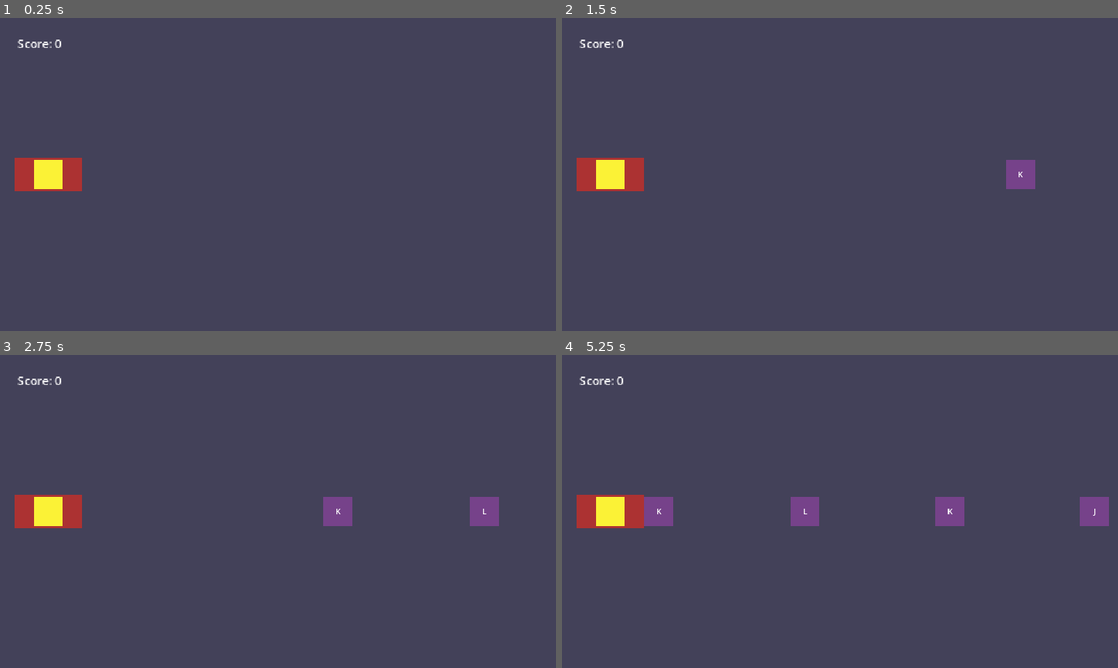
Above: before the commit, frames 1-4 (two rows, left to right).
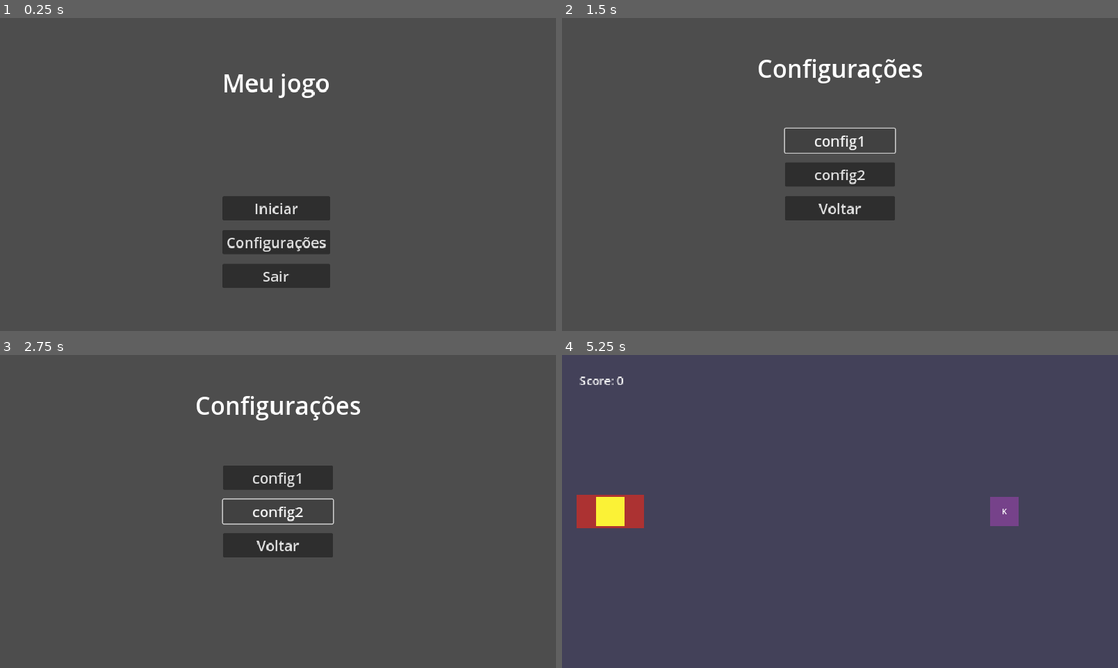
Above: after the commit, the same moments.

Repository: Yuri-amaralsantos/gameRitmo
Game: Godot game, scene res://Scenes/mainMenu/mainMenu.tscn
Two runs of this game, one before a commit and one after it. Both use one fixed random seed, a clock stepped at 60 frames per second and the inputs below. Before the commit the project starts from res://Scenes/scene_test/scene_test.tscn.
Inputs (mouse positions are in pixels of both pictures, inside the frame that each line leads up to):
- Up to frame 1 (0.25 s): no input
- Up to frame 2 (1.5 s): click (840, 243) at 0.5 s, where only the run after the commit has a clickable "Configurações"; click (840, 140) at 1.25 s, where only the run after the commit has a clickable "config1"
- Up to frame 3 (2.75 s): click (278, 511) at 2 s, where only the run after the commit has a clickable "config2"
- Up to frame 4 (5.25 s): click (840, 545) at 2.75 s, where only the run after the commit has a clickable "Voltar"; click (840, 545) at 3.5 s, where only the run after the commit has a clickable "Iniciar"; tap Enter at 4.25 s; tap H (KeyNote1) at 4.35 s; tap J (KeyNote2) at 4.55, 5.1 s

The runs differ from the first frame. In frame 1, 6.4% of the frame differs, in the area x 2-60%, y 6-87%; in frame 2, 6.0%; in frame 3, 6.5%, in the area x 2-90%, y 6-65%; in frame 4, 2.4%.

Commit message:
adicionando menu inicial

Diff:
--- a/Autoloads/game_manager.gd
+++ b/Autoloads/game_manager.gd
@@ -10,17 +10,17 @@
 
 
 func add_note_quantity() -> void:
-	note_quantity += 1
+    note_quantity += 1
 
 func add_internote_quantity() -> void:
-	internote_quantity += 1
+    internote_quantity += 1
 
 func reset_note_quantity() -> void:
-	note_quantity = 0
+    note_quantity = 0
 
 func reset_internote_quantity() -> void:
-	internote_quantity = 0
+    internote_quantity = 0
 
 func reset_note_and_internote_quantity() -> void:
-	reset_note_quantity()
-	reset_internote_quantity()
+    reset_note_quantity()
+    reset_internote_quantity()
--- a/Autoloads/score_manager.gd
+++ b/Autoloads/score_manager.gd
@@ -6,4 +6,4 @@
 var score_holder: int = 0
 
 func add_score() -> void:
-	current_score += score_holder
+    current_score += score_holder
--- a/Scenes/internote/internote.gd
+++ b/Scenes/internote/internote.gd
@@ -3,4 +3,4 @@
 class_name Internote
 
 func _process(delta: float) -> void:
-	position.x -= GameManager.note_speed * delta
+    position.x -= GameManager.note_speed * delta
--- a/Scenes/internote/internote_1.tscn
+++ b/Scenes/internote/internote_1.tscn
@@ -2,7 +2,7 @@
 
 [ext_resource type="PackedScene" uid="uid://boqc3dbjcxfju" path="res://Scenes/internote/internote.tscn" id="1_tu08l"]
 
-[node name="Internote1" instance=ExtResource("1_tu08l")]
+[node name="Internote1" groups=["Intenote", "Internote1"] instance=ExtResource("1_tu08l")]
 
 [node name="Label" parent="." index="2" groups=["Intenote", "Internote1"]]
 text = "H"
--- a/Scenes/internote/internote_2.tscn
+++ b/Scenes/internote/internote_2.tscn
@@ -2,7 +2,7 @@
 
 [ext_resource type="PackedScene" uid="uid://boqc3dbjcxfju" path="res://Scenes/internote/internote.tscn" id="1_tlalk"]
 
-[node name="Internote2" instance=ExtResource("1_tlalk")]
+[node name="Internote2" groups=["Intenote", "Internote2"] instance=ExtResource("1_tlalk")]
 
 [node name="Label" parent="." index="2" groups=["Intenote", "Internote2"]]
 text = "J"
--- a/Scenes/internote/internote_3.tscn
+++ b/Scenes/internote/internote_3.tscn
@@ -2,7 +2,7 @@
 
 [ext_resource type="PackedScene" uid="uid://boqc3dbjcxfju" path="res://Scenes/internote/internote.tscn" id="1_30311"]
 
-[node name="Internote3" instance=ExtResource("1_30311")]
+[node name="Internote3" groups=["Intenote", "Internote3"] instance=ExtResource("1_30311")]
 
 [node name="Label" parent="." index="2" groups=["Intenote", "Internote3"]]
 text = "K"
--- a/Scenes/internote/internote_4.tscn
+++ b/Scenes/internote/internote_4.tscn
@@ -2,7 +2,7 @@
 
 [ext_resource type="PackedScene" uid="uid://boqc3dbjcxfju" path="res://Scenes/internote/internote.tscn" id="1_dqk24"]
 
-[node name="Internote4" instance=ExtResource("1_dqk24")]
+[node name="Internote4" groups=["Intenote", "Internote4"] instance=ExtResource("1_dqk24")]
 
 [node name="Label" parent="." index="2" groups=["Intenote", "Internote4"]]
 text = "L"
--- a/Scenes/main.tscn
+++ /dev/null
@@ -1,36 +0,0 @@
-[gd_scene load_steps=5 format=3 uid="uid://yuos50rlc781"]
-
-[ext_resource type="Script" path="res://Scripts/main.gd" id="1_gd6wj"]
-[ext_resource type="PackedScene" path="res://Scenes/letter.tscn" id="2_lvdhl"]
-[ext_resource type="Texture2D" uid="uid://dlh8e7ojcbm1m" path="res://Assets/Background/sprite.jpg" id="3_deukd"]
-
-
-[sub_resource type="RectangleShape2D" id="RectangleShape2D_odbgk"]
-size = Vector2(842.5, 83)
-
-[node name="Control" type="Node2D"]
-script = ExtResource("1_gd6wj")
-letter_scene = ExtResource("2_lvdhl")
-
-[node name="ScoreLabel" type="Label" parent="."]
-offset_right = 40.0
-offset_bottom = 23.0
-
-[node name="Timer" type="Timer" parent="."]
-
-[node name="HitZone" type="Node2D" parent="."]
-position = Vector2(121, 403)
-
-[node name="Sprite2D" type="Sprite2D" parent="HitZone"]
-position = Vector2(299.5, 122)
-scale = Vector2(26.2188, 1.6875)
-texture = ExtResource("3_deukd")
-
-[node name="Area2D" type="Area2D" parent="HitZone" groups=["hit_zone"]]
-collision_mask = 2
-
-[node name="CollisionShape2D" type="CollisionShape2D" parent="HitZone/Area2D"]
-position = Vector2(299, 139)
-shape = SubResource("RectangleShape2D_odbgk")
-
-[connection signal="timeout" from="Timer" to="." method="_on_timer_timeout"]
--- /dev/null
+++ b/Scenes/mainMenu/mainMenu.gd
@@ -0,0 +1,23 @@
+extends Control
+
+
+# Called when the node enters the scene tree for the first time.
+func _ready() -> void:
+    pass # Replace with function body.
+
+
+# Called every frame. 'delta' is the elapsed time since the previous frame.
+func _process(delta: float) -> void:
+    pass
+
+
+func _on_start_pressed() -> void:
+    get_tree().change_scene_to_file("res://Scenes/scene_test/scene_test.tscn")
+
+
+func _on_quit_pressed() -> void:
+    get_tree().quit()
+
+
+func _on_settings_pressed() -> void:
+     get_tree().change_scene_to_file("res://Scenes/mainMenu/settingsMenu.tscn")
--- /dev/null
+++ b/Scenes/mainMenu/mainMenu.tscn
@@ -0,0 +1,51 @@
+[gd_scene load_steps=2 format=3 uid="uid://nw2ma2vebcxc"]
+
+[ext_resource type="Script" path="res://Scenes/mainMenu/mainMenu.gd" id="1_noi4y"]
+
+[node name="mainMenu" type="Control"]
+layout_mode = 3
+anchors_preset = 15
+anchor_right = 1.0
+anchor_bottom = 1.0
+grow_horizontal = 2
+grow_vertical = 2
+script = ExtResource("1_noi4y")
+
+[node name="BoxContainer" type="BoxContainer" parent="."]
+layout_mode = 0
+offset_right = 1145.0
+offset_bottom = 658.0
+alignment = 1
+
+[node name="VBoxContainer" type="VBoxContainer" parent="BoxContainer"]
+layout_mode = 2
+theme_override_constants/separation = 200
+alignment = 1
+
+[node name="Label" type="Label" parent="BoxContainer/VBoxContainer"]
+layout_mode = 2
+theme_override_font_sizes/font_size = 50
+text = "Meu jogo"
+
+[node name="VBoxContainer" type="VBoxContainer" parent="BoxContainer/VBoxContainer"]
+layout_mode = 2
+theme_override_constants/separation = 20
+
+[node name="start" type="Button" parent="BoxContainer/VBoxContainer/VBoxContainer"]
+layout_mode = 2
+theme_override_font_sizes/font_size = 30
+text = "Iniciar"
+
+[node name="settings" type="Button" parent="BoxContainer/VBoxContainer/VBoxContainer"]
+layout_mode = 2
+theme_override_font_sizes/font_size = 30
+text = "Configurações"
+
+[node name="quit" type="Button" parent="BoxContainer/VBoxContainer/VBoxContainer"]
+layout_mode = 2
+theme_override_font_sizes/font_size = 30
+text = "Sair"
+
+[connection signal="pressed" from="BoxContainer/VBoxContainer/VBoxContainer/start" to="." method="_on_start_pressed"]
+[connection signal="pressed" from="BoxContainer/VBoxContainer/VBoxContainer/settings" to="." method="_on_settings_pressed"]
+[connection signal="pressed" from="BoxContainer/VBoxContainer/VBoxContainer/quit" to="." method="_on_quit_pressed"]
--- /dev/null
+++ b/Scenes/mainMenu/settingsMenu.tscn
@@ -0,0 +1,63 @@
+[gd_scene load_steps=2 format=3 uid="uid://dmw3p8vnwqy8v"]
+
+[ext_resource type="Script" path="res://Scenes/mainMenu/settings_menu.gd" id="1_rlddu"]
+
+[node name="SettingsMenu" type="Control"]
+layout_mode = 3
+anchors_preset = 15
+anchor_right = 1.0
+anchor_bottom = 1.0
+grow_horizontal = 2
+grow_vertical = 2
+script = ExtResource("1_rlddu")
+
+[node name="Label" type="Label" parent="."]
+layout_mode = 1
+anchors_preset = 5
+anchor_left = 0.5
+anchor_right = 0.5
+offset_left = -172.5
+offset_top = 69.0
+offset_right = 172.5
+offset_bottom = 138.0
+grow_horizontal = 2
+theme_override_font_sizes/font_size = 50
+text = "Configurações"
+horizontal_alignment = 1
+vertical_alignment = 1
+
+[node name="VBoxContainer2" type="VBoxContainer" parent="."]
+layout_mode = 1
+anchors_preset = 8
+anchor_left = 0.5
+anchor_top = 0.5
+anchor_right = 0.5
+anchor_bottom = 0.5
+offset_left = -114.0
+offset_top = -225.5
+offset_right = 114.0
+offset_bottom = 225.5
+grow_horizontal = 2
+grow_vertical = 2
+pivot_offset = Vector2(193, 92)
+size_flags_horizontal = 3
+size_flags_vertical = 3
+theme_override_constants/separation = 20
+alignment = 1
+
+[node name="setting1" type="Button" parent="VBoxContainer2"]
+layout_mode = 2
+theme_override_font_sizes/font_size = 30
+text = "config1"
+
+[node name="setting2" type="Button" parent="VBoxContainer2"]
+layout_mode = 2
+theme_override_font_sizes/font_size = 30
+text = "config2"
+
+[node name="back" type="Button" parent="VBoxContainer2"]
+layout_mode = 2
+theme_override_font_sizes/font_size = 30
+text = "Voltar"
+
+[connection signal="pressed" from="VBoxContainer2/back" to="." method="_on_back_pressed"]
--- /dev/null
+++ b/Scenes/mainMenu/settings_menu.gd
@@ -0,0 +1,15 @@
+extends Control
+
+
+# Called when the node enters the scene tree for the first time.
+func _ready() -> void:
+    pass # Replace with function body.
+
+
+# Called every frame. 'delta' is the elapsed time since the previous frame.
+func _process(delta: float) -> void:
+    pass
+
+
+func _on_back_pressed() -> void:
+    get_tree().change_scene_to_file("res://Scenes/mainMenu/mainMenu.tscn")
--- a/Scenes/note/note.gd
+++ b/Scenes/note/note.gd
@@ -3,4 +3,4 @@
 class_name Note
 
 func _process(delta: float) -> void:
-	position.x -= GameManager.note_speed * delta
+    position.x -= GameManager.note_speed * delta
--- a/Scenes/note_area/note_area.gd
+++ b/Scenes/note_area/note_area.gd
@@ -11,59 +11,59 @@
 var stored_area: Area2D
 
 func _process(delta: float) -> void:
-	on_key_pressed()
+    on_key_pressed()
 
 func on_key_pressed() -> void: ## ARRUMAR ISSO, SE EU APERTAR OUTRO BOTÃO SEM SER O CORRETO EU TENHO QUE APAGAR A AREA2D E CANCELAR O COMBO OU ALGUMA COISA
-	if is_on_area and Input.is_action_just_pressed("KeyNote%s" % stored_area_number):
-		if stored_area != null:
-			add_score()
-	elif is_on_area and Input.is_action_just_pressed("KeyNote1"):
-		if stored_area != null:
-			stored_area.queue_free()
-	elif is_on_area and Input.is_action_just_pressed("KeyNote2"):
-		if stored_area != null:
-			stored_area.queue_free()
-	elif is_on_area and Input.is_action_just_pressed("KeyNote3"):
-		if stored_area != null:
-			stored_area.queue_free()
-	elif is_on_area and Input.is_action_just_pressed("KeyNote4"):
-		if stored_area != null:
-			stored_area.queue_free()
+    if is_on_area and Input.is_action_just_pressed("KeyNote%s" % stored_area_number):
+        if stored_area != null:
+            add_score()
+    elif is_on_area and Input.is_action_just_pressed("KeyNote1"):
+        if stored_area != null:
+            stored_area.queue_free()
+    elif is_on_area and Input.is_action_just_pressed("KeyNote2"):
+        if stored_area != null:
+            stored_area.queue_free()
+    elif is_on_area and Input.is_action_just_pressed("KeyNote3"):
+        if stored_area != null:
+            stored_area.queue_free()
+    elif is_on_area and Input.is_action_just_pressed("KeyNote4"):
+        if stored_area != null:
+            stored_area.queue_free()
 
 func add_score() -> void:
-	ScoreManager.add_score()
-	stored_area.queue_free()
+    ScoreManager.add_score()
+    stored_area.queue_free()
 
 func checks_what_note_is(area: Area2D) -> void:
-	if area.is_in_group("KeyNote1"):
-		stored_area_number = AREA_NUMBER.NOTE1
-		stored_area = area
-	elif area.is_in_group("KeyNote2"):
-		stored_area_number = AREA_NUMBER.NOTE2
-		stored_area = area
-	elif area.is_in_group("KeyNote3"):
-		stored_area_number = AREA_NUMBER.NOTE3
-		stored_area = area
-	elif area.is_in_group("KeyNote4"):
-		stored_area_number = AREA_NUMBER.NOTE4
-		stored_area = area
+    if area.is_in_group("KeyNote1"):
+        stored_area_number = AREA_NUMBER.NOTE1
+        stored_area = area
+    elif area.is_in_group("KeyNote2"):
+        stored_area_number = AREA_NUMBER.NOTE2
+        stored_area = area
+    elif area.is_in_group("KeyNote3"):
+        stored_area_number = AREA_NUMBER.NOTE3
+        stored_area = area
+    elif area.is_in_group("KeyNote4"):
+        stored_area_number = AREA_NUMBER.NOTE4
+        stored_area = area
 
 func _on_collision_soon_area_entered(area: Area2D) -> void:
-	checks_what_note_is(area)
-	ScoreManager.score_holder = ScoreManager.NOTE_SCORE.SOON
+    checks_what_note_is(area)
+    ScoreManager.score_holder = ScoreManager.NOTE_SCORE.SOON
 
 func _on_collision_perfect_area_entered(area: Area2D) -> void:
-	ScoreManager.score_holder = ScoreManager.NOTE_SCORE.PERFECT
+    ScoreManager.score_holder = ScoreManager.NOTE_SCORE.PERFECT
 
 func _on_collision_late_area_entered(area: Area2D) -> void:
-	ScoreManager.score_holder = ScoreManager.NOTE_SCORE.LATE
+    ScoreManager.score_holder = ScoreManager.NOTE_SCORE.LATE
 
 func _on_area_exited(area: Area2D) -> void:
-	if area.is_in_group("KeyNote"):
-		stored_area_number = 0
-		is_on_area = false
-		stored_area = null
+    if area.is_in_group("KeyNote"):
+        stored_area_number = 0
+        is_on_area = false
+        stored_area = null
 
 func _on_area_entered(area: Area2D) -> void:
-	if area.is_in_group("KeyNote"):
-		is_on_area = true
+    if area.is_in_group("KeyNote"):
+        is_on_area = true
--- a/Scenes/scene_test/scene_test.gd
+++ b/Scenes/scene_test/scene_test.gd
@@ -20,28 +20,28 @@
 
 
 func _ready() -> void:
-	instantiate_new_note(notes.pick_random())
-	GameManager.reset_note_and_internote_quantity()
+    instantiate_new_note(notes.pick_random())
+    GameManager.reset_note_and_internote_quantity()
 
 func _process(delta: float) -> void:
-	pass
+    pass
 
 func instantiate_new_note(note: PackedScene) -> void:
-	var new_note = note.instantiate()
-	new_note.position = marker_note_area.position
-	note_container.add_child(new_note)
+    var new_note = note.instantiate()
+    new_note.position = marker_note_area.position
+    note_container.add_child(new_note)
 
 func _on_timer_note_timeout() -> void:
-	print(timer_note.wait_time)
-	if GameManager.note_quantity < GameManager.note_quantity_limit:
-		instantiate_new_note(notes.pick_random())
-		GameManager.add_note_quantity()
-		if GameManager.note_quantity == GameManager.note_quantity_limit - 2:
-			timer_note.wait_time = 0.75
-	elif GameManager.note_quantity >= GameManager.note_quantity_limit and GameManager.internote_quantity < GameManager.internote_quantity_limit:
-		instantiate_new_note(internotes.pick_random())
-		GameManager.add_internote_quantity()
-	elif GameManager.internote_quantity == GameManager.internote_quantity_limit:
-		instantiate_new_note(notes.pick_random())
-		timer_note.wait_time = 1.5
-		GameManager.reset_note_and_internote_quantity()
+    print(timer_note.wait_time)
+    if GameManager.note_quantity < GameManager.note_quantity_limit:
+        instantiate_new_note(notes.pick_random())
+        GameManager.add_note_quantity()
+        if GameManager.note_quantity == GameManager.note_quantity_limit - 2:
+            timer_note.wait_time = 0.75
+    elif GameManager.note_quantity >= GameManager.note_quantity_limit and GameManager.internote_quantity < GameManager.internote_quantity_limit:
+        instantiate_new_note(internotes.pick_random())
+        GameManager.add_internote_quantity()
+    elif GameManager.internote_quantity == GameManager.internote_quantity_limit:
+        instantiate_new_note(notes.pick_random())
+        timer_note.wait_time = 1.5
+        GameManager.reset_note_and_internote_quantity()
--- a/Scenes/score/score.gd
+++ b/Scenes/score/score.gd
@@ -3,4 +3,4 @@
 @onready var label: Label = $MarginContainer/Label
 
 func _process(delta: float) -> void:
-	label.text = "Score: %s" % ScoreManager.current_score
+    label.text = "Score: %s" % ScoreManager.current_score
--- a/Scripts/letter.gd
+++ /dev/null
@@ -1,38 +0,0 @@
-extends Node2D
-
-@export var speed: float = 200.0  # Speed of falling letters
-var inside_hit_zone = false  # Tracks if the letter is inside the hit zone
-var letter_text = ""  # Stores the letter's text
-var hit_callback = null  # Reference to score function
-var miss_callback = null  # Reference to score function
-
-func _ready():
-	letter_text = $Label.text.to_upper()  # Store the letter text as uppercase
-
-func _process(delta):
-	position.y += speed * delta  # Move downwards
-	if position.y > get_viewport_rect().size.y:
-		if miss_callback.is_valid():  # Check if the function is valid before calling
-			miss_callback.call()
-		queue_free()  # Remove when out of screen
-
-
-
-func _input(event):
-	if event is InputEventKey and event.pressed and inside_hit_zone:
-		var pressed_key = OS.get_keycode_string(event.keycode).to_upper()
-		if pressed_key == letter_text:
-			print("Letter", letter_text, "was hit correctly!")
-			if hit_callback.is_valid():  # Check if function is valid before calling
-				hit_callback.call()
-			queue_free()
-
-
-func _on_area_2d_area_entered(area: Area2D) -> void:
-	 if area.is_in_group("hit_zone"):
-		inside_hit_zone = true
-
-
-func _on_area_2d_area_exited(area: Area2D) -> void:
-	if area.is_in_group("hit_zone"):
-		inside_hit_zone = false  # Mark that it's outside the hit zone
--- a/Scripts/main.gd
+++ /dev/null
@@ -1,44 +0,0 @@
-extends Node2D
-
-@export var letter_scene: PackedScene
-var letters = ["A", "B", "C", "D", "E"]
-var slots = {  # Predefined X positions for each letter
-	"A": 100,
-	"B": 150,
-	"C": 200,
-	"D": 250,
-	"E": 300
-}
-var fixed_y = 50  # Initial spawn height (letters always start here)
-var score = 0  # Player's score
-
-@onready var score_label = $ScoreLabel  # Reference to a Label for displaying score
-
-func _ready():
-	$Timer.wait_time = 1  # Spawns a new letter every 3 seconds
-	$Timer.start()
-	update_score()
-
-func _on_timer_timeout():
-	spawn_random_letter()
-
-func spawn_random_letter():
-	var letter = letters.pick_random()  # Pick a random letter
-	var letter_instance = letter_scene.instantiate()
-
-	letter_instance.position = Vector2(slots[letter], fixed_y)  # Spawn in the correct lane
-	letter_instance.get_node("Label").text = letter  # Set letter text
-	letter_instance.hit_callback = Callable(self, "_increase_score")  # Pass as callable
-	letter_instance.miss_callback = Callable(self, "_decrease_score")  # Pass as callable
-	add_child(letter_instance)
-
-func _increase_score():
-	score += 1
-	update_score()
-
-func _decrease_score():
-	score -= 1
-	update_score()
-
-func update_score():
-	score_label.text = "Score: " + str(score)
--- a/project.godot
+++ b/project.godot
@@ -11,7 +11,7 @@
 [application]
 
 config/name="ritmoGame"
-run/main_scene="res://Scenes/scene_test/scene_test.tscn"
+run/main_scene="res://Scenes/mainMenu/mainMenu.tscn"
 config/features=PackedStringArray("4.3", "GL Compatibility")
 run/low_processor_mode=true
 
